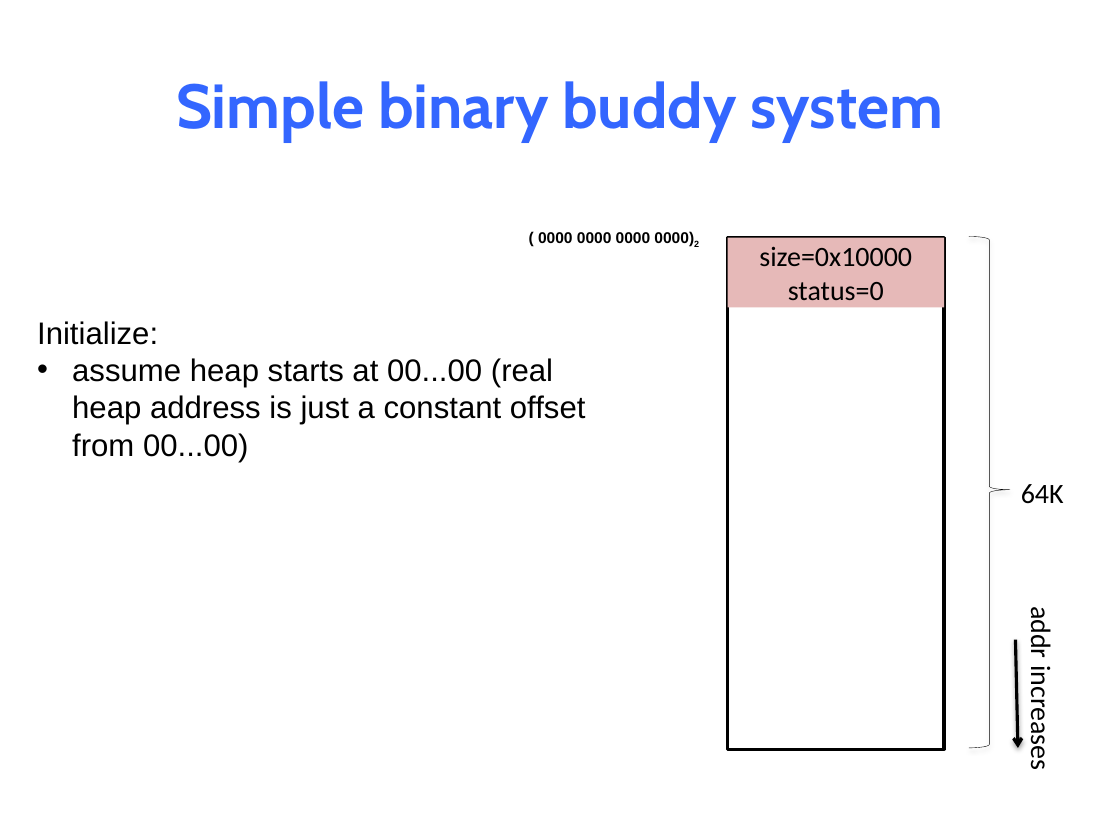
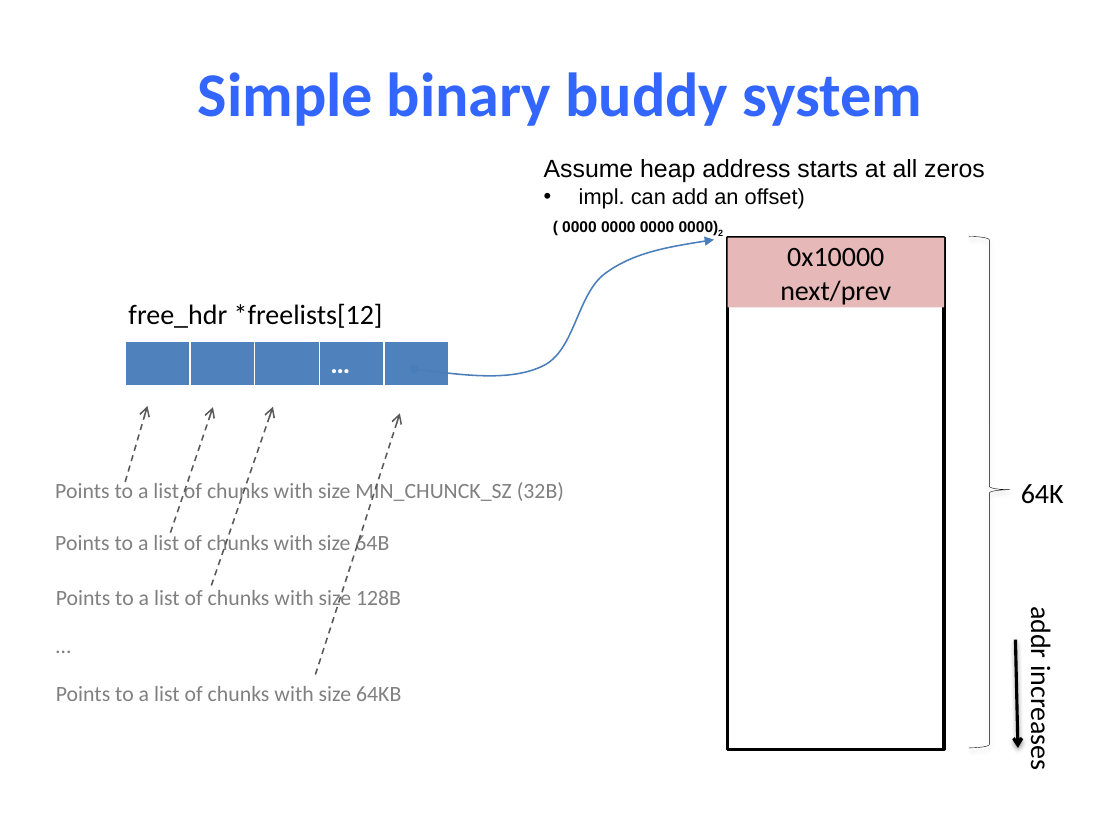
Before and after one commit to NYU-CSO/nyu-cso.github.io, a slide deck: slide 74 of notes/14-Dynamic_Allocator.pptx (slide 57 before the commit). Drawn at 1120x840 pixels with LibreOffice and Linux fonts; fonts in the diff are those of the drawing. Boxes give left, top, right and bottom in pixels: in the first picture for what was removed or moved away, otherwise in the second. Text is boxed around its words. In the diff, an @@ line names an element or a change of style, - is before the commit and + after.

```diff
--- a/notes/14-Dynamic_Allocator.pptx
+++ b/notes/14-Dynamic_Allocator.pptx
@@ title "Simple binary buddy system": place and size @@
-title "Simple binary buddy system" at (176, 81, 943, 142)
+title "Simple binary buddy system" at (198, 72, 922, 126)
@@ title "Simple binary buddy system" at (198, 72, 922, 126): font Cabin to Calibri @@
@@ text added at (544, 159, 985, 209), 16 pt, text #000000 @@
+Assume heap address starts at all zeros
+• impl. can add an offset)
@@ text "( 0000 0000 0000 0000)2": place and size @@
-text "( 0000 0000 0000 0000)2" at (538, 231, 699, 249)
+text "( 0000 0000 0000 0000)2" at (562, 220, 723, 238)
@@ freeform shape added at (414, 240, 715, 375), outline #4B7EBC 1 pt @@
@@ text in rectangle at (780, 248, 891, 305): text changed @@
-size=0x10000
-status=0
+0x10000
+next/prev
@@ text removed at (37, 321, 586, 462) @@
-Initialize:
-• assume heap starts at 00...00 (real heap address is just a constant offset from 00...00)
@@ text added at (128, 303, 383, 328), 18 pt, text #000000 @@
+free_hdr *freelists[12]
@@ table added at (125, 342, 450, 388), 1 rows, 5 columns @@
+ |  |  | … | 
@@ arrow added from (125, 482) to (148, 405), #595959 1 pt dashed @@
@@ arrow added from (170, 533) to (213, 408), #595959 1 pt dashed @@
@@ arrow added from (212, 586) to (273, 407), #595959 1 pt dashed @@
@@ arrow added from (316, 674) to (400, 413), #595959 1 pt dashed @@
@@ text added at (55, 479, 564, 504), 14 pt, text #808080 @@
+Points to a list of chunks with size MIN_CHUNCK_SZ (32B)
@@ text added at (55, 532, 389, 555), 14 pt, text #808080 @@
+Points to a list of chunks with size 64B
@@ text added at (56, 587, 401, 612), 14 pt, text #808080 @@
+Points to a list of chunks with size 128B
@@ text added at (45, 626, 84, 664), 14 pt, text #808080 @@
+…
@@ text added at (56, 686, 401, 701), 14 pt, text #808080 @@
+Points to a list of chunks with size 64KB
```
Also in this commit, not shown: 51 other slides changed, 29 slides added, 10 slides removed, 1 other file.
